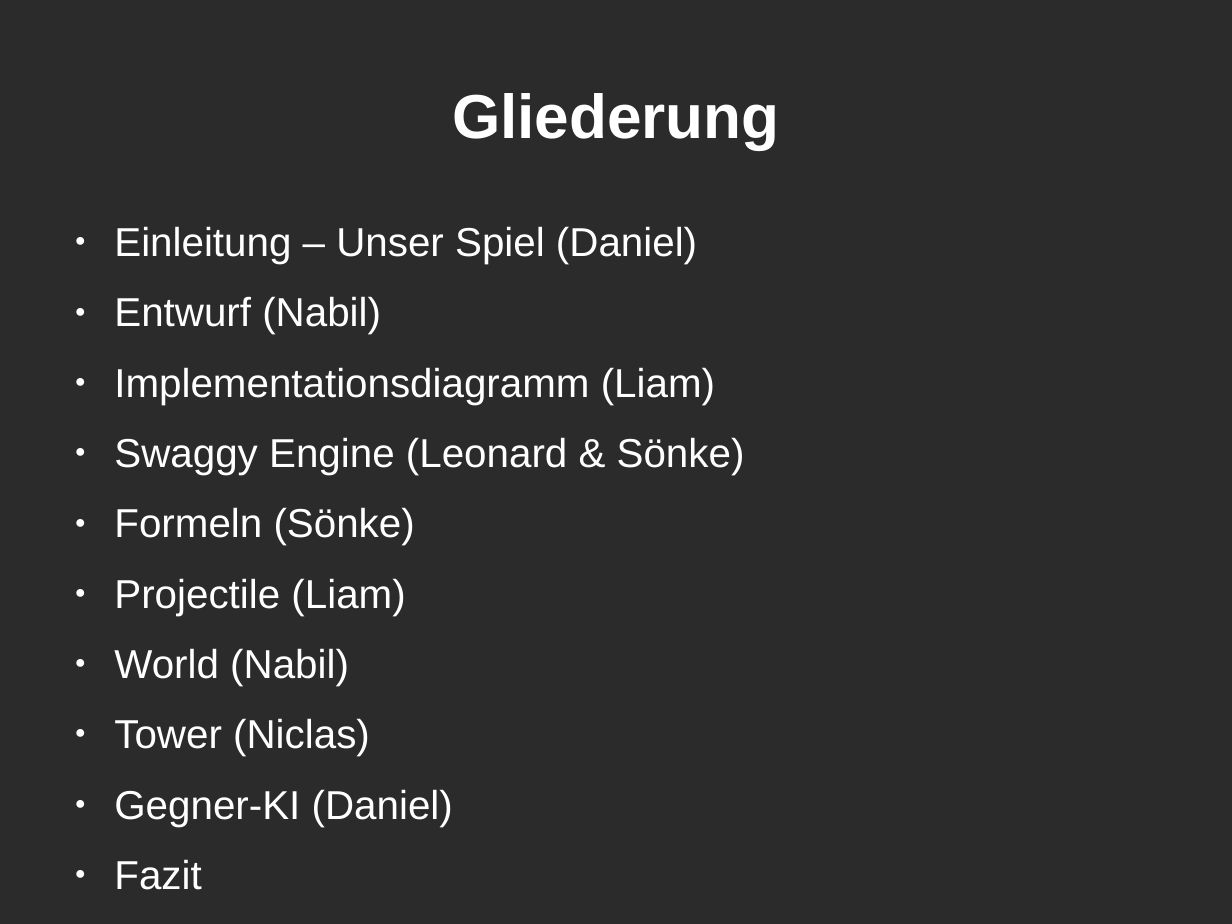
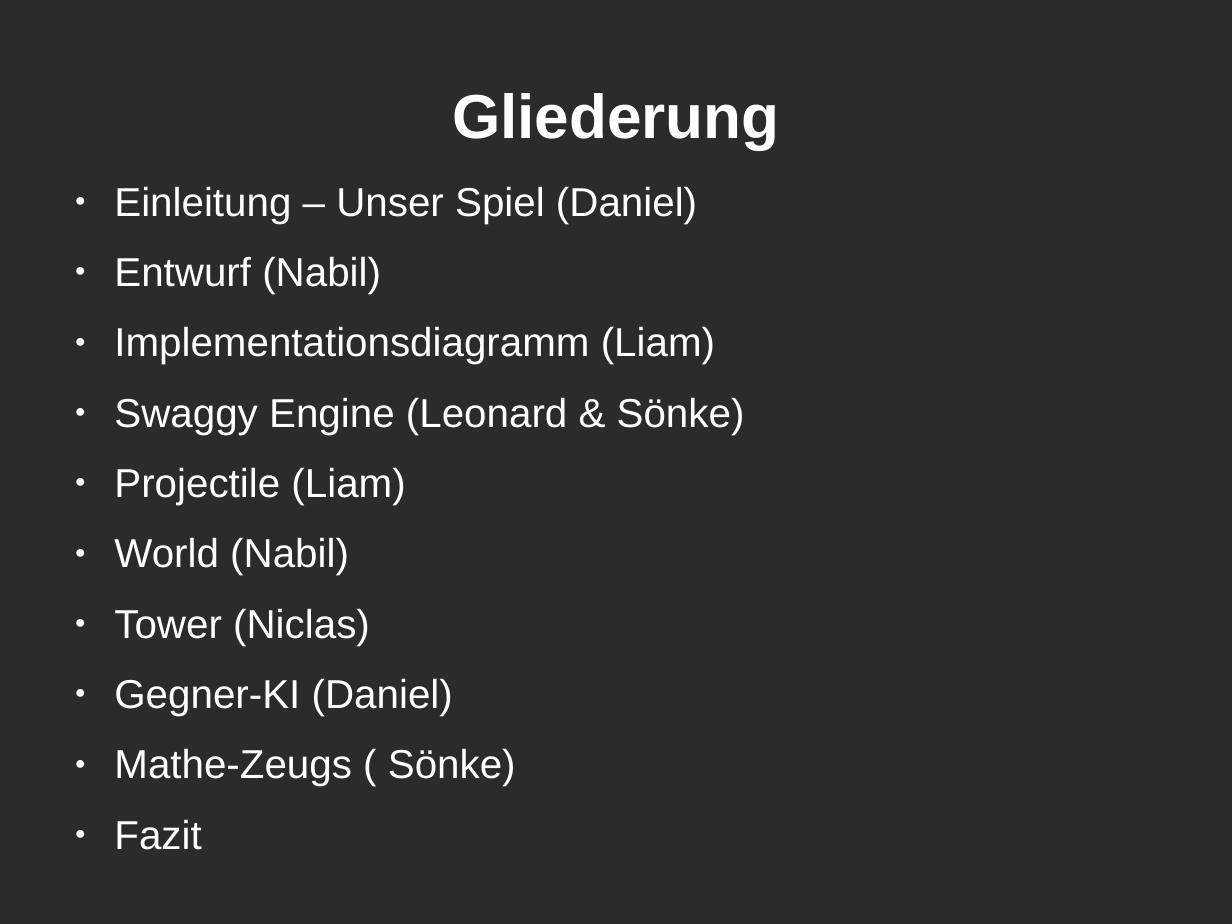
Before and after one commit to Leo1998/Kabuom, a slide deck: slide 2 of projektpräsentation.odp. Drawn at 1232x924 pixels with LibreOffice and Linux fonts; fonts in the diff are those of the drawing; background and template pictures are left out; a plain dark background stands for a picture behind light text. Boxes give left, top, right and bottom in pixels: in the first picture for what was removed or moved away, otherwise in the second. Text is boxed around its words. In the diff, an @@ line names an element or a change of style, - is before the commit and + after.

```diff
--- a/projektpräsentation.odp
+++ b/projektpräsentation.odp
@@ text "Einleitung – Unser Spiel (Daniel)": place and size @@
-text "Einleitung – Unser Spiel (Daniel)" at [114,226,745,890]
+text "Einleitung – Unser Spiel (Daniel)" at [114,186,745,850]
@@ text at [114,507,415,545]: paragraph removed @@
-● Formeln (Sönke)
@@ text at [114,748,516,786]: paragraph added @@
+● Mathe-Zeugs ( Sönke)
```
Also in this commit, not shown: 9 slides added, 2 slides removed, 6 other files.
